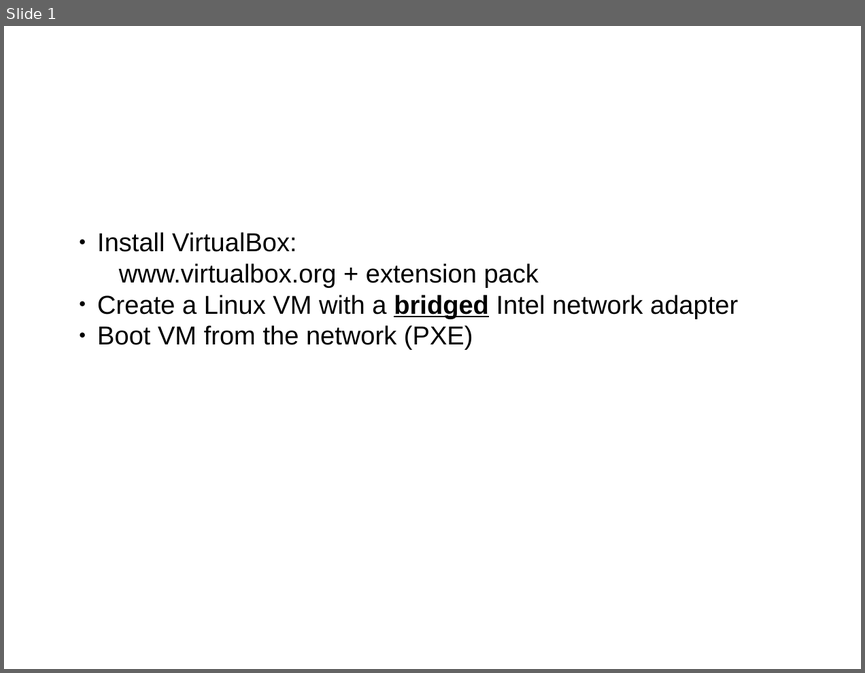
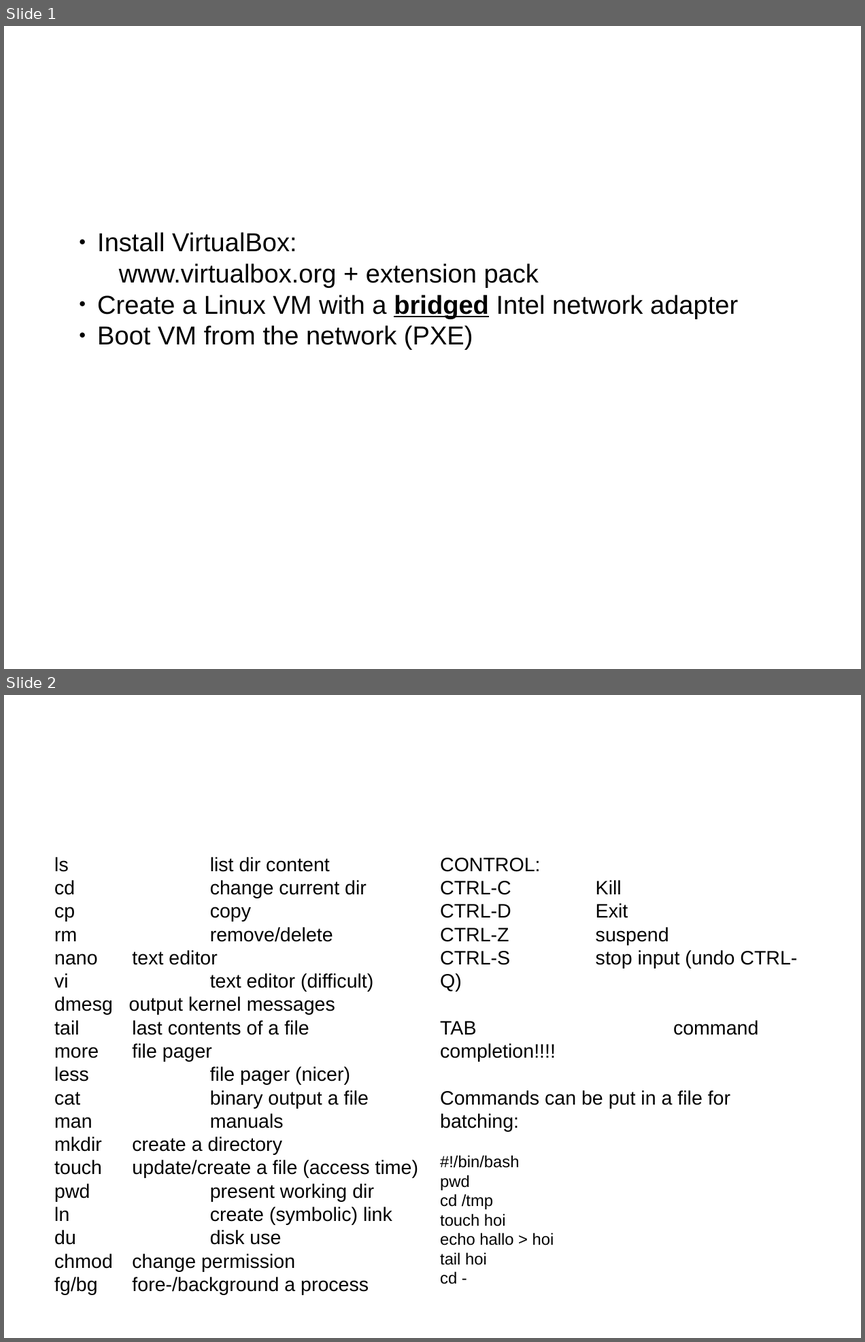
Before and after one commit to sphaero/workshops, a slide deck: LinuxUpAndRunning/presentation.odp. Shown one above the other, each under a label of ours: slide 1 before the commit, slides 1 and 2 after it. The pictures are 865x673 and 865x1342 pixels, drawn with LibreOffice and Linux fonts; fonts in the diff are those of the drawing; background and template pictures are left out. Boxes give left, top, right and bottom in pixels: in the first picture for what was removed or moved away, otherwise in the second. Text is boxed around its words. In the diff, an @@ line names an element or a change of style, - is before the commit and + after.

```diff
--- a/LinuxUpAndRunning/presentation.odp
+++ b/LinuxUpAndRunning/presentation.odp
@@ slide 2 added at <box>4,695,861,1338</box>, background picture (left out) @@
@@ text added at <box>54,857,418,1271</box>, 18 pt, text #000000 @@
+ls list dir content
+cd change current dir
+cp copy
+rm remove/delete
+nano text editor
+vi text editor (difficult)
+dmesg output kernel messages
+tail last contents of a file
+more file pager
+less file pager (nicer)
+cat binary output a file
+man manuals
+mkdir create a directory
+touch update/create a file (access time)
+pwd present working dir
+ln create (symbolic) link
+du disk use
+chmod change permission
+fg/bg fore-/background a process
@@ text added at <box>440,858,797,1265</box>, 18 pt, text #000000 @@
+CONTROL:
+CTRL-C Kill
+CTRL-D Exit
+CTRL-Z suspend
+CTRL-S stop input (undo CTRL-Q)
+TAB command completion!!!!
+Commands can be put in a file for batching:
+#!/bin/bash
+pwd
+cd /tmp
+touch hoi
+echo hallo > hoi
+tail hoi
+cd -
@@ title added at <box>673,1020,758,1035</box>, 44 pt, text #FFFFFF @@
+Command Line Interface
```
Also in this commit, not shown: 5 other slides added.
